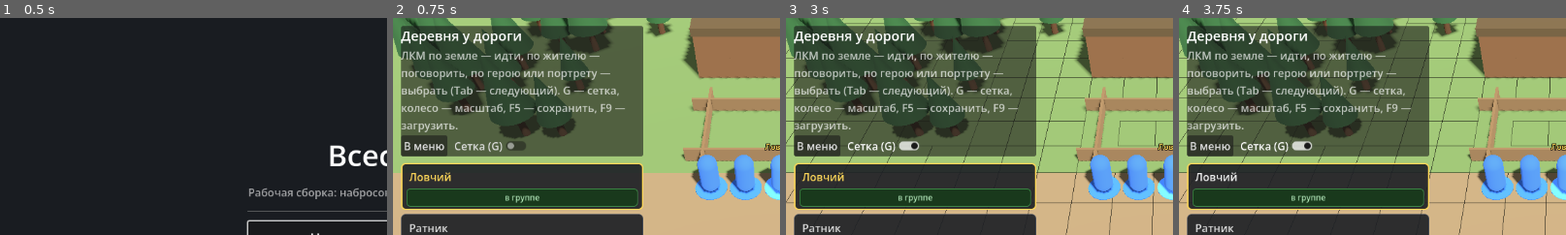
Above: before the commit, frames 1-4 (left to right).
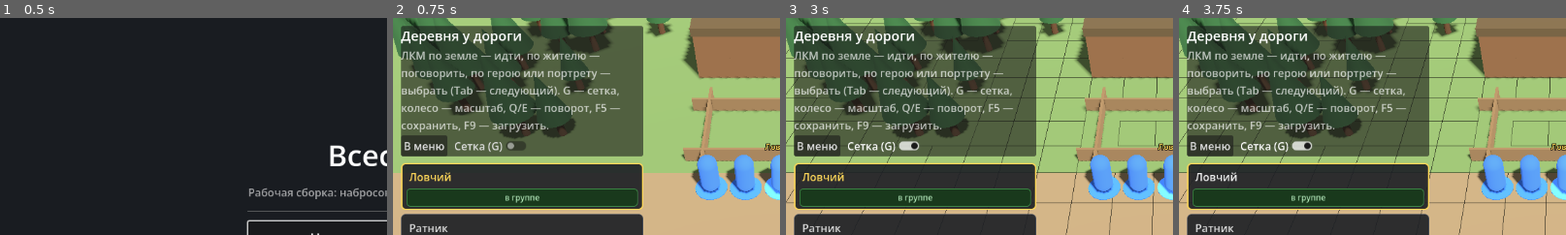
Above: after the commit, the same moments.

Repository: pivnoebidlo/vseslav
Game: Godot game, scene res://game/menu/main_menu.tscn
Two runs of this game, one before a commit and one after it. Both use one fixed random seed, a clock stepped at 60 frames per second and the inputs below.
Inputs:
- Up to frame 1 (0.5 s): no input
- Up to frame 2 (0.75 s): click "Новая игра — деревня" at 0.5 s
- Up to frame 3 (3 s): click "В меню" at 1.25 s; click "Новая игра — деревня" at 2 s; click "Сетка (G)" at 2.75 s
- Up to frame 4 (3.75 s): click "Ловчий" at 3.5 s
The pictures show only the part of the screen within x 0-50%, y 0-50%; the shares and areas given below are measured in that part.

Frame 1 is identical in both runs. In frame 2, 1.1% of the frame differs, in the area x 2-60%, y 39-53%; in frame 3, 1.1%; in frame 4, 1.1%.

Commit message:
feat: поворот камеры по Q/E
Камера поворачивается вокруг точки взгляда, пока зажата Q или E (по месту
клавиш — работает и на русской раскладке). Сдвиг WASD и смещение взгляда
на карте поворачиваются вместе с камерой.

Co-Authored-By: Claude Opus 5.5 <noreply@anthropic.com>

Diff:
--- a/game/arena/arena_camera.gd
+++ b/game/arena/arena_camera.gd
@@ -1,7 +1,8 @@
 class_name ArenaCamera
 extends Camera3D
-## Камера арены: смотрит на поле сверху-спереди; колесо мыши приближает и отдаляет,
-## WASD, стрелки и средняя кнопка мыши сдвигают.
+## Изометрическая камера (арена и карта): смотрит сверху под углом; колесо мыши
+## приближает и отдаляет, Q/E (по месту клавиш, на любой раскладке) поворачивают
+## вокруг точки взгляда, WASD, стрелки и средняя кнопка мыши сдвигают.
 
 const OFFSET := Vector3(0.0, 14.0, 10.0)
 const ZOOM_MIN := 0.45
@@ -9,10 +10,14 @@
 const ZOOM_STEP := 0.1
 const PAN_STEP := 0.75
 const PAN_DRAG_SPEED := 0.02
+## Скорость поворота при зажатой Q или E, радиан в секунду.
+const ROTATE_SPEED := 1.8
 
 var _target := Vector3.ZERO
 var _zoom := 1.1
 var _size := Vector3.ZERO
+## Поворот камеры вокруг вертикали.
+var _yaw := 0.0
 
 
 ## Наводит камеру на поле размером [param width] × [param depth] клеток по [param cell] м.
@@ -33,6 +38,22 @@
 		_zoom = clampf(zoom, ZOOM_MIN, ZOOM_MAX)
 	_target = point
 	_place()
+
+
+## Поворот вокруг вертикали (для смещений, которые должны поворачиваться с камерой).
+func get_yaw() -> float:
+	return _yaw
+
+
+func _process(delta: float) -> void:
+	var turn := 0.0
+	if Input.is_physical_key_pressed(KEY_Q):
+		turn += 1.0
+	if Input.is_physical_key_pressed(KEY_E):
+		turn -= 1.0
+	if turn != 0.0:
+		_yaw = wrapf(_yaw + turn * ROTATE_SPEED * delta, -PI, PI)
+		_place()
 
 
 ## Обрабатывает ввод камеры; true — событие использовано.
@@ -72,11 +93,12 @@
 	return true
 
 
+## Сдвиг в плоскости экрана: «вверх» — от камеры, с учётом поворота.
 func _pan(delta: Vector3) -> void:
-	_target = (_target + delta).clamp(-_size * 0.25, _size * 1.25)
+	_target = (_target + delta.rotated(Vector3.UP, _yaw)).clamp(-_size * 0.25, _size * 1.25)
 	_place()
 
 
 func _place() -> void:
-	position = _target + OFFSET * _zoom
+	position = _target + OFFSET.rotated(Vector3.UP, _yaw) * _zoom
 	look_at(_target)
--- a/game/exploration/exploration.gd
+++ b/game/exploration/exploration.gd
@@ -401,9 +401,14 @@
 	return CombatantBuilder.from_character(_content.rules, data, errors).abilities
 
 
+## Смещение взгляда к камере с учётом её поворота.
+func _shift() -> Vector3:
+	return LOOK_SHIFT.rotated(Vector3.UP, _camera.get_yaw())
+
+
 ## Камера следит за выбранным, но не уходит далеко за край области.
 func _look_target() -> Vector3:
-	var p := _leader().view.position + LOOK_SHIFT
+	var p := _leader().view.position + _shift()
 	var margin := 4.0 * CELL
 	p.x = clampf(p.x, margin, maxf(margin, (_area.width() - 1) * CELL - margin))
 	p.z = clampf(p.z, margin, maxf(margin, (_area.depth() - 1) * CELL - margin * 0.5))
@@ -636,7 +641,7 @@
 	var view: UnitView = _session.units.get(_combat_focus, null)
 	if view == null:
 		return _look
-	return view.position + LOOK_SHIFT
+	return view.position + _shift()
 
 
 # --- Сохранения (ADR-0032) -----------------------------------------------------
--- a/locales/ui.csv
+++ b/locales/ui.csv
@@ -22,7 +22,7 @@
 UI_LOG,Журнал боя,Combat log
 UI_LOG_COLLAPSE,Свернуть ▾,Collapse ▾
 UI_LOG_EXPAND,Развернуть ▴,Expand ▴
-UI_HINT,"ЛКМ: по клетке — идти, по врагу — лучшая атака. Выберите действие внизу для заговоров и умений. ПКМ / Esc — отмена. Колесо — масштаб, WASD / средняя кнопка — сдвиг камеры.","LMB: square — move, enemy — best attack. Pick an action below for spells and abilities. RMB / Esc — cancel. Wheel — zoom, WASD / middle button — pan."
+UI_HINT,"ЛКМ: по клетке — идти, по врагу — лучшая атака. Выберите действие внизу для заговоров и умений. ПКМ / Esc — отмена. Колесо — масштаб, Q/E — поворот, WASD / средняя кнопка — сдвиг камеры.","LMB: square — move, enemy — best attack. Pick an action below for spells and abilities. RMB / Esc — cancel. Wheel — zoom, Q/E — rotate, WASD / middle button — pan."
 UI_TARGETING,Цель для «{action}»: {hint},Target for “{action}”: {hint}
 UI_TARGET_ENEMY,выберите врага,pick an enemy
 UI_TARGET_ALLY,выберите союзника,pick an ally
@@ -272,7 +272,7 @@
 UI_MENU_ARENA,Арена — пошаговый бой,Arena — turn-based combat
 UI_MENU_QUIT,Выход,Quit
 UI_MENU,В меню,Menu
-UI_EXPLORE_HINT,"ЛКМ по земле — идти, по жителю — поговорить, по герою или портрету — выбрать (Tab — следующий). G — сетка, колесо — масштаб, F5 — сохранить, F9 — загрузить.","LMB on the ground to walk, on a villager to talk, on a hero or portrait to select (Tab for next). G toggles the grid, wheel zooms, F5 saves, F9 loads."
+UI_EXPLORE_HINT,"ЛКМ по земле — идти, по жителю — поговорить, по герою или портрету — выбрать (Tab — следующий). G — сетка, колесо — масштаб, Q/E — поворот, F5 — сохранить, F9 — загрузить.","LMB on the ground to walk, on a villager to talk, on a hero or portrait to select (Tab for next). G toggles the grid, wheel zooms, Q/E rotate, F5 saves, F9 loads."
 UI_EXPLORE_NO_START,"В загруженных модулях нет начальной области (module.json → start).","No starting area in the loaded modules (module.json → start)."
 UI_DIALOG_LEAVE,Уйти,Leave
 UI_GRID,Сетка (G),Grid (G)
